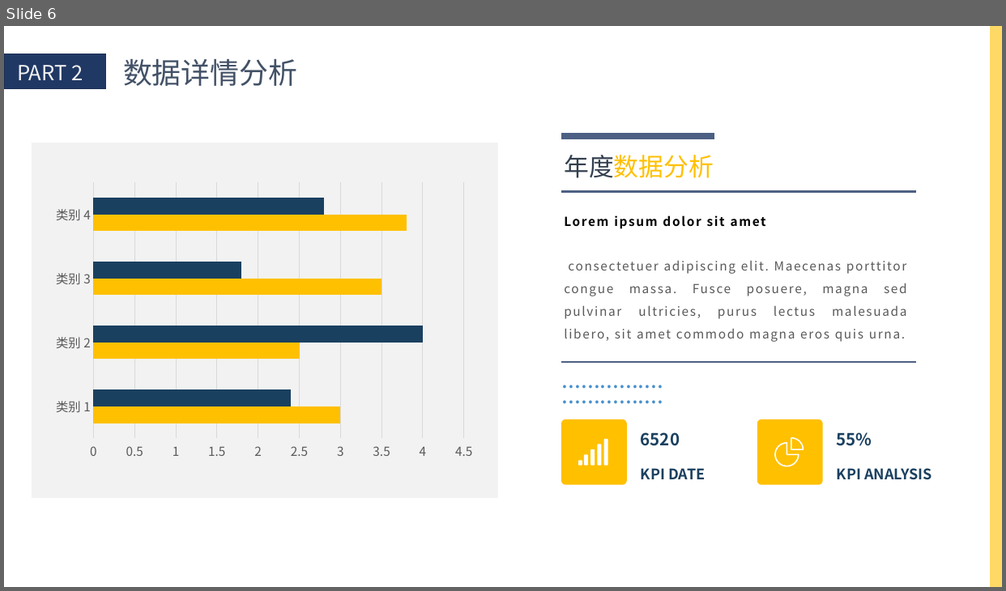
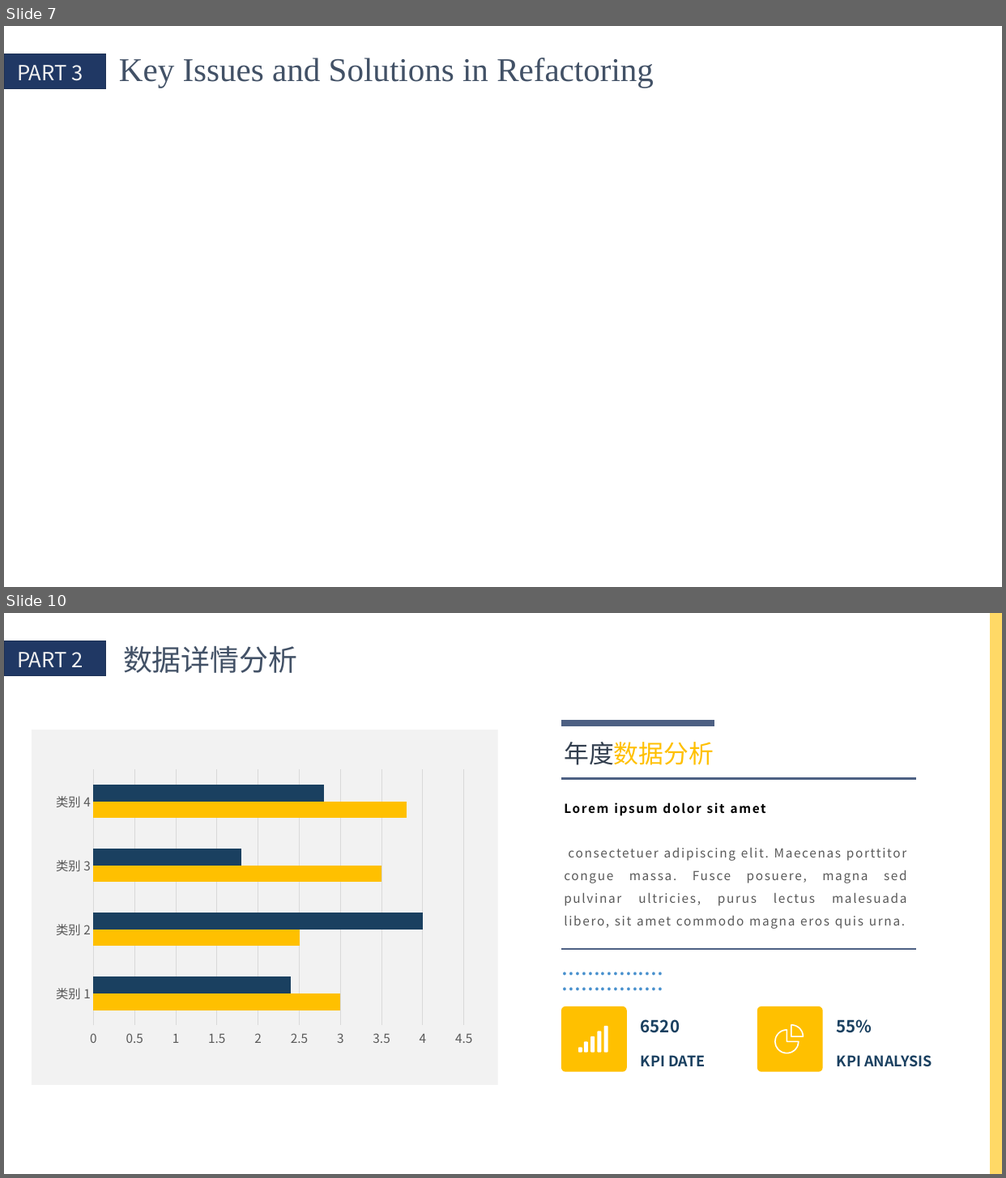
Before and after one commit to QinCheng0928/Cocos2d, a slide deck: 文档/DesignPattern.pptx. Shown one above the other, each under a label of ours: slide 6 before the commit, slides 7 and 10 after it; the slides between them are not shown. The pictures are 1006x591 and 1006x1178 pixels, drawn with LibreOffice and Linux fonts; fonts in the diff are those of the drawing. Boxes give left, top, right and bottom in pixels: in the first picture for what was removed or moved away, otherwise in the second. Text is boxed around its words. In the diff, an @@ line names an element or a change of style, - is before the commit and + after.

```diff
--- a/文档/DesignPattern.pptx
+++ b/文档/DesignPattern.pptx
@@ slide 7 added at [4,26,1002,587], background #FFFFFF @@
@@ rectangle added at [4,54,106,90], fill #203864, outline #1E3256 1 pt @@
@@ text added at [17,65,83,81], 20 pt, text #F2F2F2 @@
+PART 3
@@ text added at [119,58,654,88], 32 pt, text #425166 @@
+Key Issues and Solutions in Refactoring
@@ what was slide 6 is now slide 10 @@
```
Also in this commit, not shown: 3 slides changed, 4 other slides added, 1 slide removed, 1 other file.
